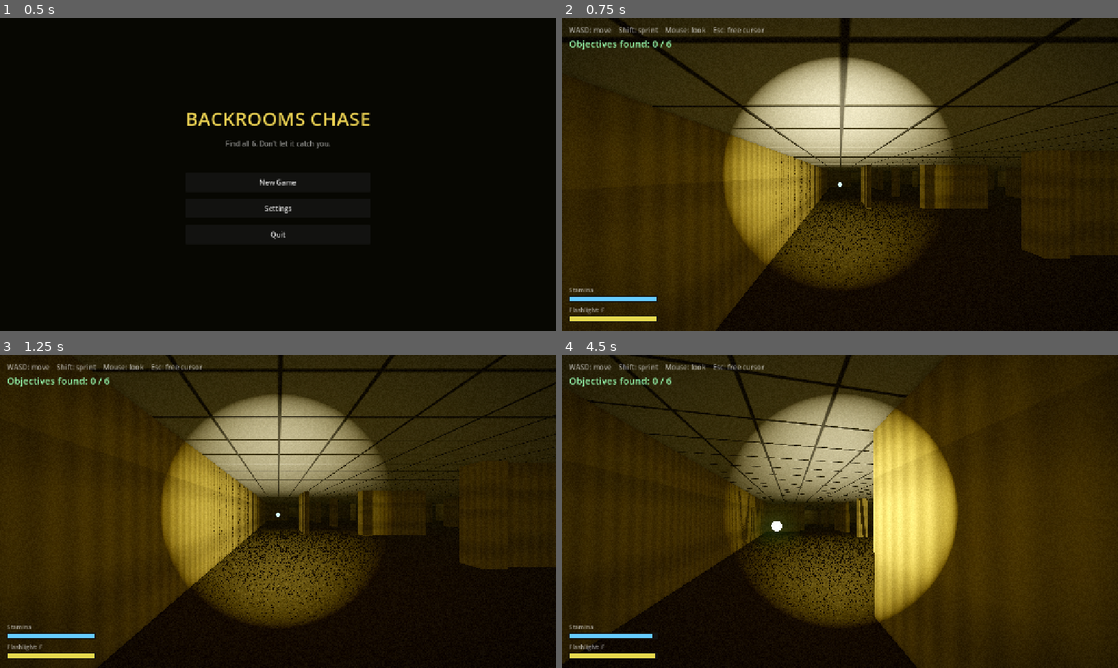
Above: before the commit, frames 1-4 (two rows, left to right).
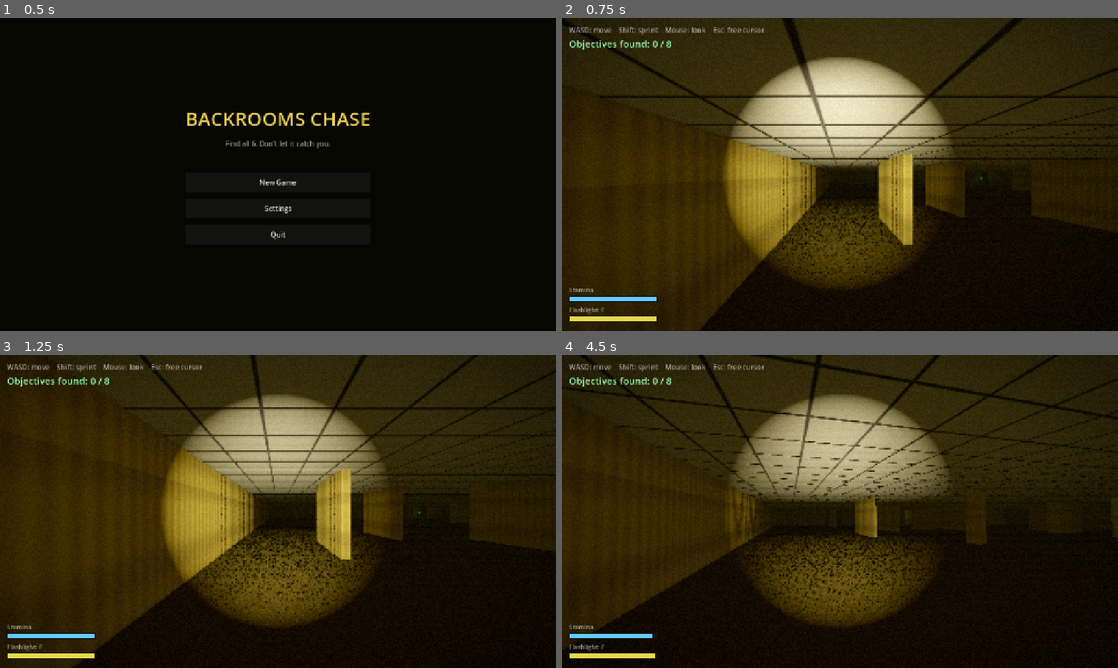
Above: after the commit, the same moments.

Repository: moorejasper060-oss/backrooms-chase
Game: Godot game, scene res://menu.tscn
The game is run twice, just before and just after one commit, with the same random seed, the same clock (stepped at 60 frames per second) and the same inputs.
Inputs (mouse positions are in pixels of both pictures, inside the frame that each line leads up to):
- Up to frame 1 (0.5 s): no input
- Up to frame 2 (0.75 s): click "New Game" at 0.5 s
- Up to frame 3 (1.25 s): no input
- Up to frame 4 (4.5 s): tap Enter (ui_accept) at 1.25, 1.52, 2.27, 3.77 s; move the mouse to (867, 511) at 1.27 s; hold F (flashlight) 1.28-2.03 s; hold W (move_forward) from 1.28 s (still down); move the mouse to (812, 511) at 2.02 s; tap E (interact) at 2.1 s; move the mouse to (851, 505) at 2.77 s; hold Shift (sprint) 2.78-3.53 s; move the mouse to (834, 517) at 3.52 s; tap R at 3.6 s; move the mouse to (878, 514) at 4.27 s; hold F (flashlight) from 4.28 s (still down)

Frame 1 is identical in both runs. In frame 2, 14% of the frame differs, in the area x 0-100%, y 0-100%; in frame 3, 13%; in frame 4, 35%.

Commit message:
Bigger, more-structured map + performance optimization
- Map enlarged to 22x22 @ 4.5m (~99m across) with 8 objectives
- More interior walls (0.10 -> 0.16) so it forms rooms/corridors instead of
  one empty hall
- Perf: far fewer ceiling lights (spaced every 3 cells, dead tubes skipped
  not just dimmed), SSAO to low+half-size, positional shadow atlas 2048,
  3D render scale 0.85. Measured ~127+ FPS uncapped (was dipping under 60)

Co-Authored-By: Claude Opus 4.8 (1M context) <noreply@anthropic.com>

Diff:
--- a/project.godot
+++ b/project.godot
@@ -24,3 +24,10 @@
 window/size/viewport_width=1280
 window/size/viewport_height=720
 window/stretch/mode="canvas_items"
+
+[rendering]
+
+scaling_3d/scale=0.85
+environment/ssao/quality=1
+environment/ssao/half_size=true
+lights_and_shadows/positional_shadow/atlas_size=2048
--- a/world.gd
+++ b/world.gd
@@ -3,15 +3,15 @@
 ## fluorescent lights and thick fog. Also stores the maze graph so the
 ## monster can pathfind through it in a later milestone.
 
-@export var cols := 16
-@export var rows := 16
-@export var cell_size := 4.0
+@export var cols := 22
+@export var rows := 22
+@export var cell_size := 4.5
 @export var wall_height := 3.0
 @export var wall_thickness := 0.3
 @export var maze_seed := 0  # 0 = random each run
-@export var objective_count := 6
-@export var interior_wall_chance := 0.10  # sparse walls => open, room-like space
-@export var column_step := 2              # support-pillar grid spacing (in cells)
+@export var objective_count := 8
+@export var interior_wall_chance := 0.16  # more partial-room structure (less empty)
+@export var column_step := 3              # support-pillar grid spacing (in cells)
 
 const PICKUP_SCENE := preload("res://pickup.tscn")
 const MONSTER_SCENE := preload("res://monster.tscn")
@@ -416,23 +416,21 @@
 # --- Lighting ---------------------------------------------------------------
 
 func _add_lights() -> void:
-	# Dim, failing fluorescent fixtures — some dead, some buzzing and flickering.
-	for x in range(1, cols, 2):
-		for z in range(1, rows, 2):
+	# Dim, failing fluorescents — spaced out, with many missing (dark gaps).
+	# Dead tubes are skipped entirely (not created) to keep the light count low.
+	for x in range(2, cols, 3):
+		for z in range(2, rows, 3):
+			if _rng.randf() < 0.4:
+				continue
 			var light := OmniLight3D.new()
 			light.position = Vector3(x * cell_size + cell_size * 0.5, wall_height - 0.35, z * cell_size + cell_size * 0.5)
 			light.light_color = Color(0.95, 0.95, 0.85)
-			light.omni_range = cell_size * 2.5
+			light.omni_range = cell_size * 2.2
 			light.shadow_enabled = false
-			if _rng.randf() < 0.35:
-				light.light_energy = 0.0           # dead tube
-				light.set_meta("base", 0.0)
-				light.set_meta("flicker", false)
-			else:
-				var base := _rng.randf_range(0.25, 0.6)
-				light.light_energy = base
-				light.set_meta("base", base)
-				light.set_meta("flicker", _rng.randf() < 0.5)
+			var base := _rng.randf_range(0.3, 0.7)
+			light.light_energy = base
+			light.set_meta("base", base)
+			light.set_meta("flicker", _rng.randf() < 0.45)
 			_ceiling_lights.append(light)
 			add_child(light)
 
